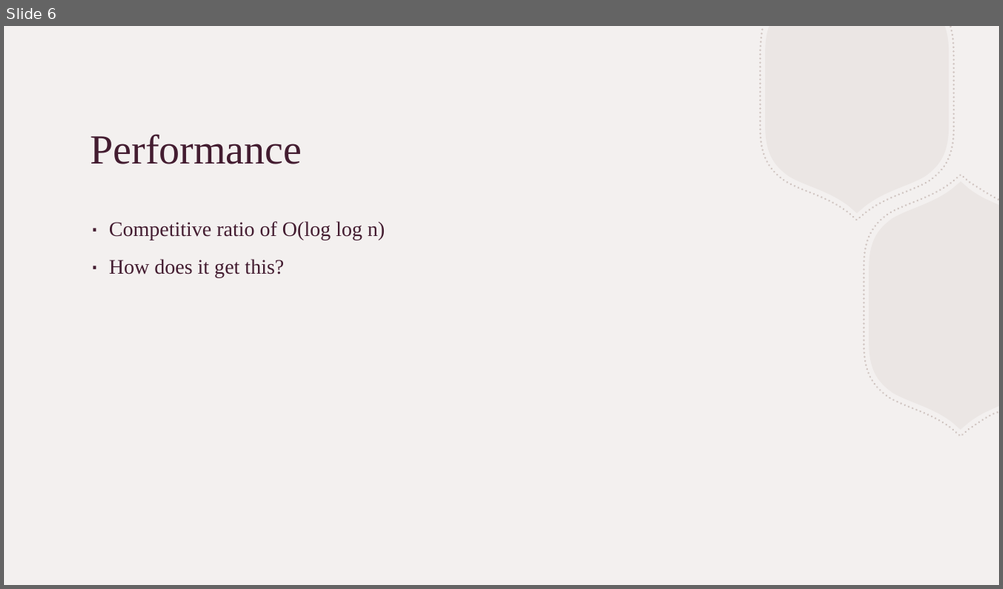
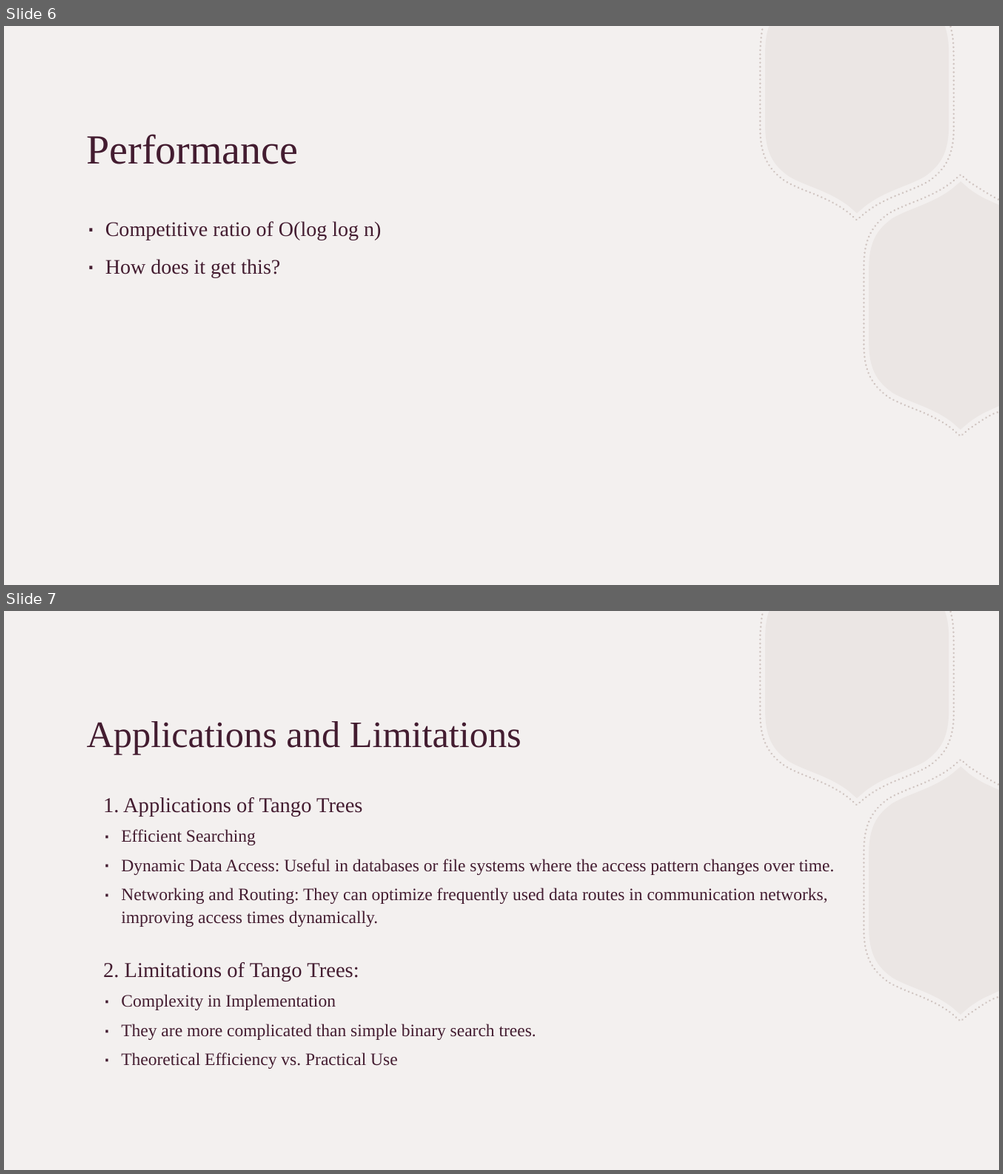
Before and after one commit to nathanielketema/HashTable, a slide deck: Tango Tree.pptx. Shown one above the other, each under a label of ours: slide 6 before the commit, slides 6 and 7 after it. The pictures are 1003x589 and 1003x1174 pixels, drawn with LibreOffice and Linux fonts; fonts in the diff are those of the drawing. Boxes give left, top, right and bottom in pixels: in the first picture for what was removed or moved away, otherwise in the second. Text is boxed around its words. In the diff, an @@ line names an element or a change of style, - is before the commit and + after.

```diff
--- a/Tango Tree.pptx
+++ b/Tango Tree.pptx
@@ slide 7 added at [4,611,999,1170], background #F3F0EF; not listed: 4 template elements that a slide beside it also shows @@
@@ title added at [87,721,521,755], 36 pt, text #431C30 @@
+Applications and Limitations
@@ text added at [103,797,834,1069], 16.8 pt, text #431C30 @@
+1. Applications of Tango Trees
+∙ Efficient Searching
+∙ Dynamic Data Access: Useful in databases or file systems where the access pattern changes over time.
+∙ Networking and Routing: They can optimize frequently used data routes in communication networks, improving access times dynamically.
+2. Limitations of Tango Trees:
+∙ Complexity in Implementation
+∙ They are more complicated than simple binary search trees.
+∙ Theoretical Efficiency vs. Practical Use
@@ slide 6 changed as well @@
@@ title "Performance": place and size @@
-title "Performance" at [91,134,302,164]
+title "Performance" at [87,134,299,164]
@@ text "Competitive ratio of O(log log ...": place and size @@
-text "Competitive ratio of O(log log ..." at [109,221,384,278]
+text "Competitive ratio of O(log log ..." at [105,221,381,278]
```
Also in this commit, not shown: 5 other slides changed, 1 slide removed, 1 other file.
